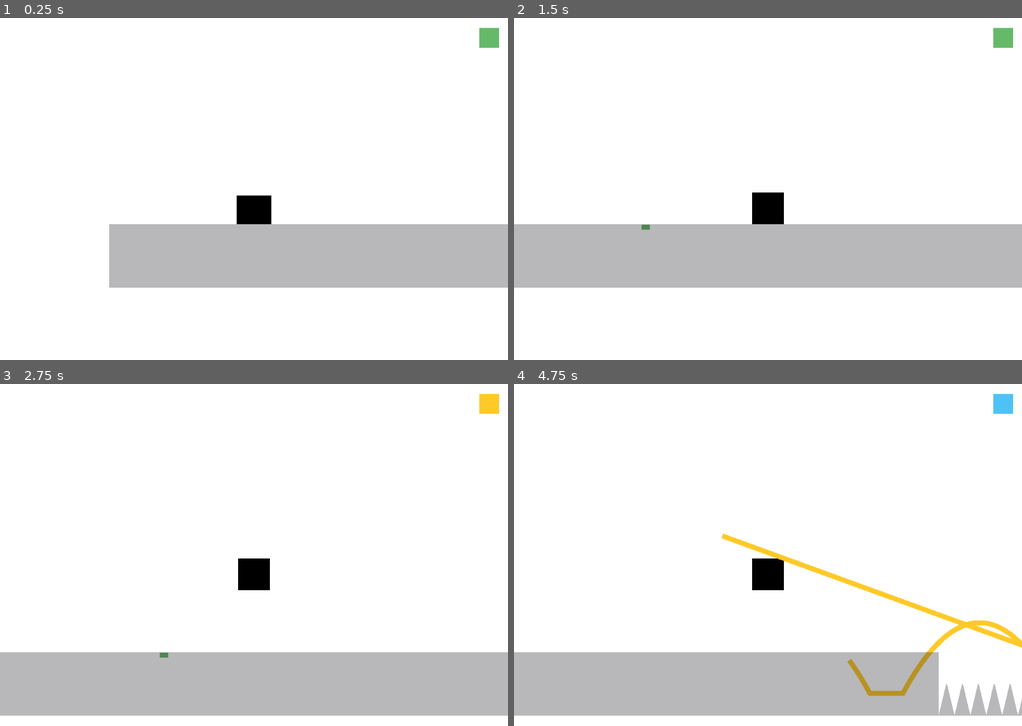
Above: before the commit, frames 1-4 (two rows, left to right).
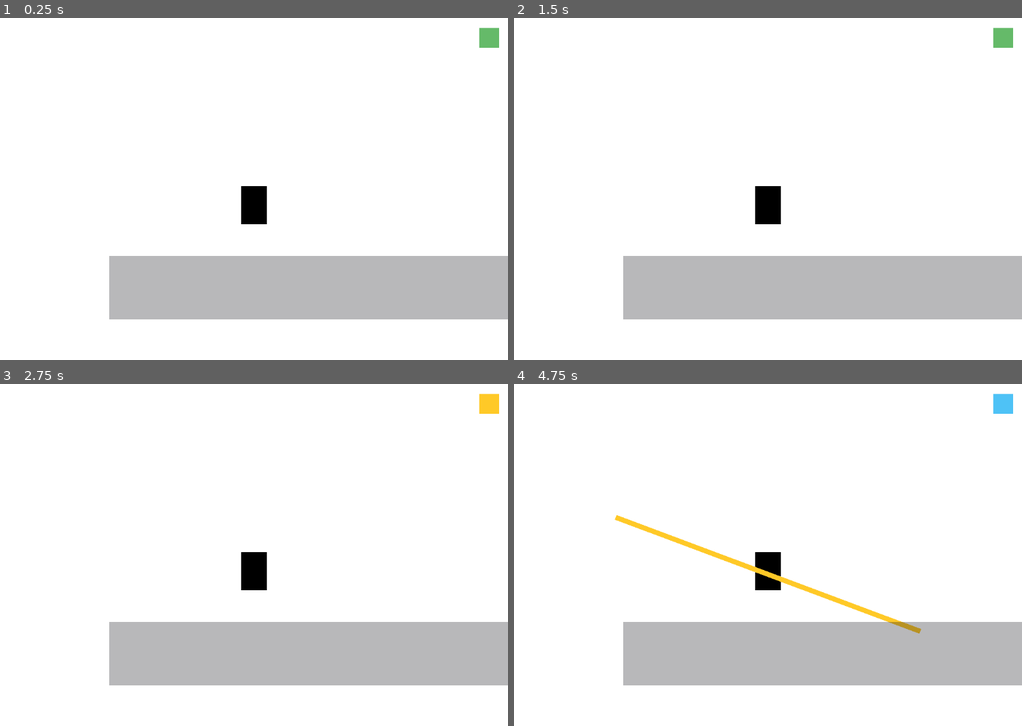
Above: after the commit, the same moments.

Repository: igaryhe/LD45
Game: Godot game, scene res://World.tscn
Two runs of this game, one before a commit and one after it. Both use one fixed random seed, a clock stepped at 60 frames per second and the inputs below. Sound files missing from this copy of the repository are replaced by a short silence.
Inputs (mouse positions are in pixels of both pictures, inside the frame that each line leads up to):
- Up to frame 1 (0.25 s): no input
- Up to frame 2 (1.5 s): move the mouse to (879, 189) at 0.52 s; hold Right (ui_right) from 0.53 s (still down); tap Space (jump) at 0.6, 0.77, 1.07 s; move the mouse to (666, 226) at 1.27 s; click (666, 226) at 1.35 s
- Up to frame 3 (2.75 s): tap Space (jump) at 1.52, 1.55, 1.82, 2.3 s; move the mouse to (304, 490) at 2.02 s; release Right (ui_right) at 2.03 s; hold Left (ui_left) from 2.03 s (still down); tap C (switch_color) at 2.1 s
- Up to frame 4 (4.75 s): move the mouse to (742, 650) at 2.77 s; release Left (ui_left) at 2.78 s; hold Right (ui_right) 2.78-4.28 s; tap Space (jump) at 2.85, 3.02, 3.32, 3.77, 3.8, 4.07, 4.52, 4.55 s; move the mouse to (920, 630) at 3.52 s; press the mouse at (920, 630) at 3.53 s; move the mouse to (615, 517) at 4.27 s; release the mouse at (615, 517) at 4.28 s; hold Left (ui_left) from 4.28 s (still down); tap C (switch_color) at 4.35 s

The runs differ from the first frame. In frame 1, 15% of the frame differs, in the area x 21-100%, y 49-89%; in frame 2, 19%; in frame 3, 18%; in frame 4, 21%, in the area x 0-100%, y 38-98%.
Error after the commit: Parse Error: Mixed tabs and spaces in indentation. (res://PlayerFSM.gd:44)

Commit message:
player FSM

Diff:
--- a/Player.gd
+++ b/Player.gd
@@ -6,20 +6,19 @@
 const GRAVITY = 50
 const MAX_FALL_SPEED = 1000
 
-var y_velocity = 0
 var air_frame = 0
+var velocity = Vector2.ZERO
+var was_grounded
+var grounded
 
 var move_held_for = 0
 var move_dir = 0
-
 var keys_held = 0
-
-var was_grounded
-var grounded
-
 var disabled = false
 
 signal death
+
+onready var anim_player = $AnimationPlayer
 
 func _ready():
 	init_pos()
@@ -37,7 +36,10 @@
 	$Sprite.hide()
 	$RespawnTimer.start(1)
 
-func _physics_process(delta):
+func apply_gravity():
+	velocity.y += GRAVITY
+
+func apply_movement():
 	var dir = 0
 	if !disabled:
 		if Input.is_action_pressed("ui_right"):
@@ -51,25 +53,24 @@
 	elif move_held_for < 2:
 		move_held_for += 1
 
-	move_and_slide(Vector2(move_dir * MOVE_SPEED[move_held_for], y_velocity), Vector2(0, -1))
+	velocity.x = move_dir * MOVE_SPEED[move_held_for]
+	move_and_slide(velocity, Vector2(0, -1))
 
+func apply_jump(delta):
 	was_grounded = grounded
 	grounded = is_on_floor()
-	if grounded and !was_grounded:
-		$AnimationPlayer.play("land")
+
 	if grounded:
 		air_frame = 0
 	else:
 		air_frame += delta
 
-	y_velocity += GRAVITY
 	if air_frame < JUMP_SLACK and Input.is_action_just_pressed("jump"):
-		$AnimationPlayer.play("jump")
-		y_velocity = -JUMP_FORCE
-	if grounded and y_velocity >= 5:
-		y_velocity = 5
-	if y_velocity > MAX_FALL_SPEED:
-		y_velocity = MAX_FALL_SPEED
+		velocity.y = -JUMP_FORCE
+	if grounded and velocity.y >= 5:
+		velocity.y = 5
+	if velocity.y > MAX_FALL_SPEED:
+		velocity.y = MAX_FALL_SPEED
 
 func grab_key():
 	keys_held += 1
--- a/Player.tscn
+++ b/Player.tscn
@@ -1,7 +1,8 @@
-[gd_scene load_steps=7 format=2]
+[gd_scene load_steps=8 format=2]
 
 [ext_resource path="res://Player.gd" type="Script" id=1]
 [ext_resource path="res://res/player.png" type="Texture" id=2]
+[ext_resource path="res://PlayerFSM.gd" type="Script" id=3]
 
 [sub_resource type="RectangleShape2D" id=1]
 extents = Vector2( 32, 32 )
@@ -12,7 +13,7 @@
 gravity = Vector3( 0, 500, 0 )
 initial_velocity = 400.0
 initial_velocity_random = 0.3
-angular_velocity = 4.58393e-041
+angular_velocity = 4.58393e-41
 orbit_velocity = 0.0
 orbit_velocity_random = 0.0
 scale = 10.0
@@ -106,4 +107,7 @@
 
 [node name="RespawnTimer" type="Timer" parent="."]
 one_shot = true
+
+[node name="StateMachine" type="Node2D" parent="."]
+script = ExtResource( 3 )
 [connection signal="timeout" from="RespawnTimer" to="." method="init_pos"]
--- /dev/null
+++ b/PlayerFSM.gd
@@ -0,0 +1,53 @@
+extends StateMachine
+
+func _ready():
+	add_state("idle")
+	add_state("move")
+	add_state("jump")
+	add_state("fall")
+	call_deferred("set_state", states.idle)
+
+func _state_logic(delta):
+	parent.apply_movement()
+	parent.apply_gravity()
+	parent.apply_jump(delta)
+	pass
+
+func _get_transition(delta):
+	match state:
+		states.idle:
+			if !parent.is_on_floor():
+				if parent.velocity.y < 0:
+					return states.jump
+				elif parent.velocity.y >= 0:
+					return states.fall
+				elif parent.velocity.x != 0:
+					return states.move
+		states.move:
+			if !parent.is_on_floor():
+				if parent.velocity.y < 0:
+					return states.jump
+				elif parent.velocity.y >= 0:
+					return states.fall
+			elif parent.velocity.x == 0:
+				return states.idle
+		states.jump:
+			if parent.is_on_floor():
+				return states.idle
+			elif parent.velocity.y >= 0:
+				return states.fall
+		states.fall:
+			if parent.is_on_floor():
+				return states.idle
+			elif parent.velocity.y < 0:
+				return states.jump
+    return null
+
+func _enter_state(new_state, old_state):
+	match new_state:
+		states.jump:
+			parent.anim_player.play("jump")
+
+func _exit_state(old_state, new_state):
+	if old_state == states.fall and new_state == states.idle:
+		parent.anim_player.play("land")
--- /dev/null
+++ b/StateMachine.gd
@@ -0,0 +1,39 @@
+extends Node
+class_name StateMachine
+
+var state = null
+var previous_state = null
+var states = {}
+
+onready var parent = get_parent()
+
+func _physics_process(delta):
+    if state != null:
+        _state_logic(delta)
+        var transition = _get_transition(delta)
+        if transition != null:
+            set_state(transition)
+
+func _state_logic(delta):
+    pass
+
+func _get_transition(delta):
+    return null
+
+func _enter_state(new_state, old_state):
+    pass
+
+func _exit_state(old_state, new_state):
+    pass
+
+func set_state(new_state):
+    previous_state = state
+    state = new_state
+
+    if previous_state != null:
+        _exit_state(previous_state, new_state)
+    if new_state != null:
+        _enter_state(new_state, previous_state)
+
+func add_state(state_name):
+    states[state_name] = states.size()
--- a/project.godot
+++ b/project.godot
@@ -8,9 +8,14 @@
 
 config_version=4
 
-_global_script_classes=[  ]
+_global_script_classes=[ {
+"base": "Node",
+"class": "StateMachine",
+"language": "GDScript",
+"path": "res://StateMachine.gd"
+} ]
 _global_script_class_icons={
-
+"StateMachine": ""
 }
 
 [application]
